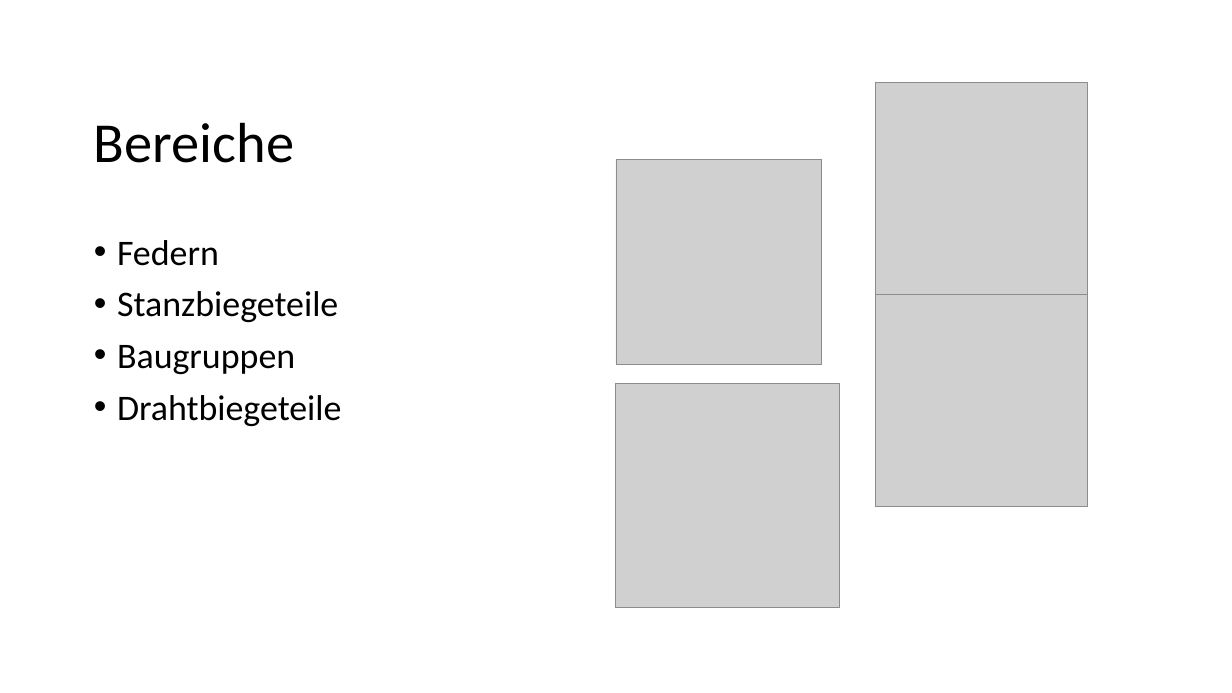
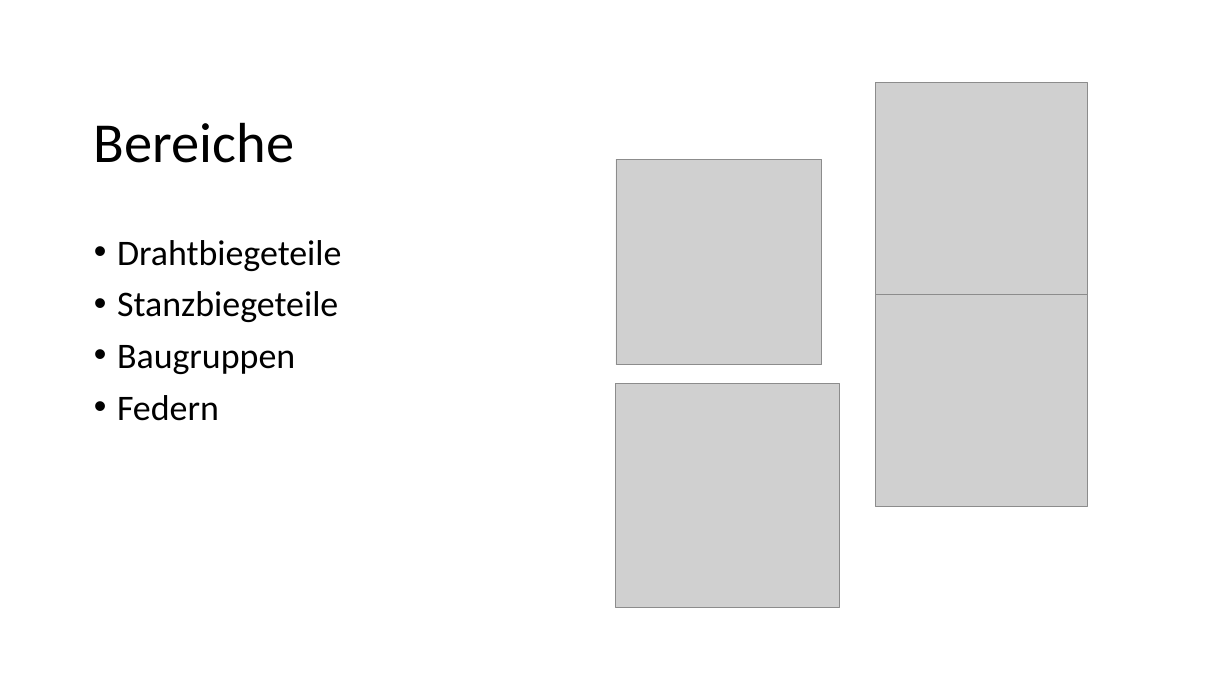
Before and after one commit to komrozik/AP2019, a slide deck: slide 4 of 000_Zusatzversuch/Presentation.pptx (slide 3 before the commit). Drawn at 1232x693 pixels with LibreOffice and Linux fonts; fonts in the diff are those of the drawing; grey boxes stand for pictures; background and template pictures are left out. Boxes give left, top, right and bottom in pixels: in the first picture for what was removed or moved away, otherwise in the second. Text is boxed around its words. In the diff, an @@ line names an element or a change of style, - is before the commit and + after.

```diff
--- a/000_Zusatzversuch/Presentation.pptx
+++ b/000_Zusatzversuch/Presentation.pptx
@@ text at box(117, 240, 342, 271): text changed @@
-• Federn
+• Drahtbiegeteile
@@ text at box(117, 395, 219, 421): text changed @@
-• Drahtbiegeteile
+• Federn
```
Also in this commit, not shown: 1 other slide changed, 11 slides added, 2 slides removed, 9 other files.
